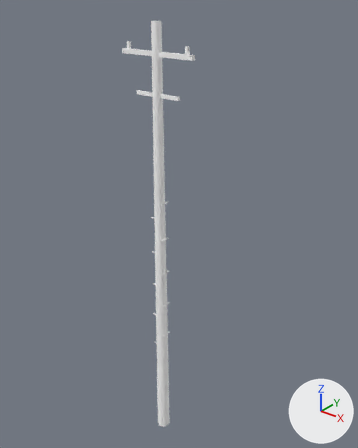
Two versions of the glTF model public/assets/models/architecture/denchu.glb, one commit apart.
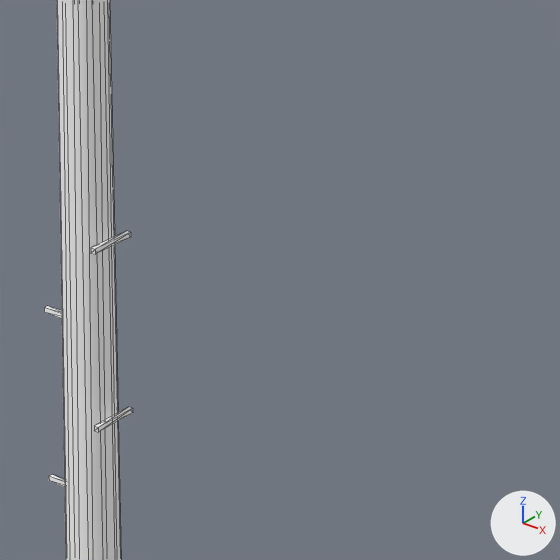
Each version is shown whole from a 50 mm lens placed at (6.71, -7.7, 10.65), pointed at (0.27, 0.36, 5.65), then close up on the part from 40% to 71% of the width and 34% to 60% of the height. The axes (+X, +Y, +Z) are drawn at lower right. The lights are the same throughout. The last two pictures show the newer version. The close-ups show mesh edges as thin lines. Where no turn or scale is listed for an object, it has been applied to the vertices. Vertices at exactly the same position are counted once.

The first close-up shows 'denchu'.
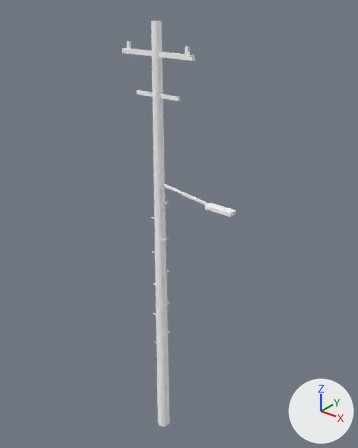
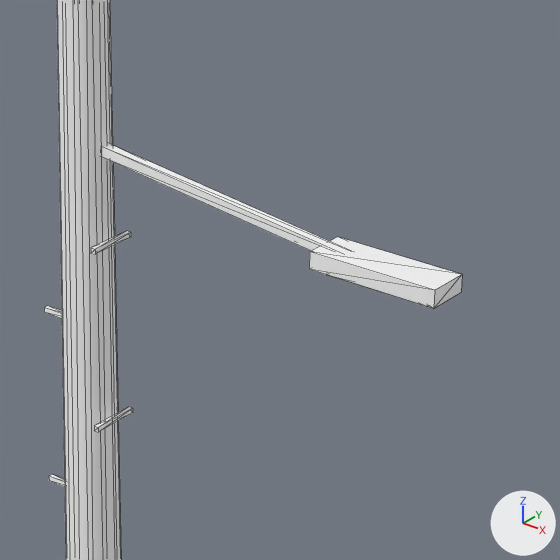
Where the newer file only moved an object's origin or applied its transform, the numbers keep the older frame.

Scene script edits in JSON lines:
```json
{"op": "add", "block": "mat_metal_grey", "code": ["mat_metal_grey = principled_material('metal_grey')", "mat_metal_grey.base_color = (1.0, 1.0, 1.0)  # white #ffffff", "mat_metal_grey.metallic = 1.0", "mat_metal_grey.roughness = 1.0"]}
{"op": "add", "block": "mat_lamp_bulb", "code": ["mat_lamp_bulb = principled_material('lamp_bulb')", "mat_lamp_bulb.base_color = (1.0, 1.0, 1.0)  # white #ffffff", "mat_lamp_bulb.metallic = 1.0", "mat_lamp_bulb.roughness = 1.0"]}
{"op": "add", "block": "mat_metal_dark", "code": ["mat_metal_dark = principled_material('metal_dark')", "mat_metal_dark.base_color = (1.0, 1.0, 1.0)  # white #ffffff", "mat_metal_dark.metallic = 1.0", "mat_metal_dark.roughness = 1.0"]}
{"op": "add", "block": "mat_porcelain", "code": ["mat_porcelain = principled_material('porcelain')", "mat_porcelain.base_color = (1.0, 1.0, 1.0)  # white #ffffff", "mat_porcelain.metallic = 1.0", "mat_porcelain.roughness = 1.0"]}
{"block": "me_denchu", "where": "# used by ob_denchu; location = (0.0, 0.0, 4.75)"}
{"op": "remove", "block": "me_denchu", "code": "me_denchu.from_pydata(...)  # 176 vertices, 288 faces; spans x -0.9..0.9, y -0.17..0.17, z -5.25..5.25"}
{"op": "add", "block": "me_denchu", "code": "me_denchu.from_pydata(...)  # 200 vertices, 324 faces; spans x -0.9..1.93, y -0.17..0.17, z -5.25..5.25"}
{"block": "me_denchu", "change": "me_denchu part 1: a new loose piece, a box spanning x 1.31..1.93, y -0.1..0.1, z 1.73..1.81, in mat_metal_grey (white #ffffff)"}
{"block": "me_denchu", "change": "me_denchu part 2: a new loose piece, a box spanning x 1.37..1.87, y -0.06..0.06, z 1.705..1.735, in mat_lamp_bulb (white #ffffff)"}
{"block": "me_denchu", "change": "me_denchu part 3"}
{"block": "me_denchu", "change": "8 vertices are added at x 0.1..1.6, y -0.02..0.02, z 1.74..1.96"}
{"block": "me_denchu", "change": "12 new faces join them, mat_metal_grey (white #ffffff)"}
{"op": "add", "block": "me_denchu", "code": "me_denchu.materials.append(mat_metal_dark)  # white #ffffff"}
{"op": "add", "block": "me_denchu", "code": "me_denchu.materials.append(mat_porcelain)  # white #ffffff"}
{"op": "add", "block": "me_denchu", "code": "me_denchu.materials.append(mat_metal_grey)  # white #ffffff"}
{"op": "add", "block": "me_denchu", "code": "me_denchu.materials.append(mat_lamp_bulb)  # white #ffffff"}
```

Boxes [x1, y1, x2, y2] around the edits, measured in the close-ups (560 x 560 px):
```json
{"object": "denchu", "change": "reshaped", "before": [44, 0, 133, 560], "after": [44, 0, 462, 560]}
{"part": 1, "of": "me_denchu", "change": "added", "after": [309, 237, 462, 308]}
{"part": 2, "of": "me_denchu", "change": "added", "after": [327, 275, 428, 307], "on screen": "mostly hidden"}
{"part": 3, "of": "me_denchu", "change": "added", "after": [102, 144, 342, 251]}
```
